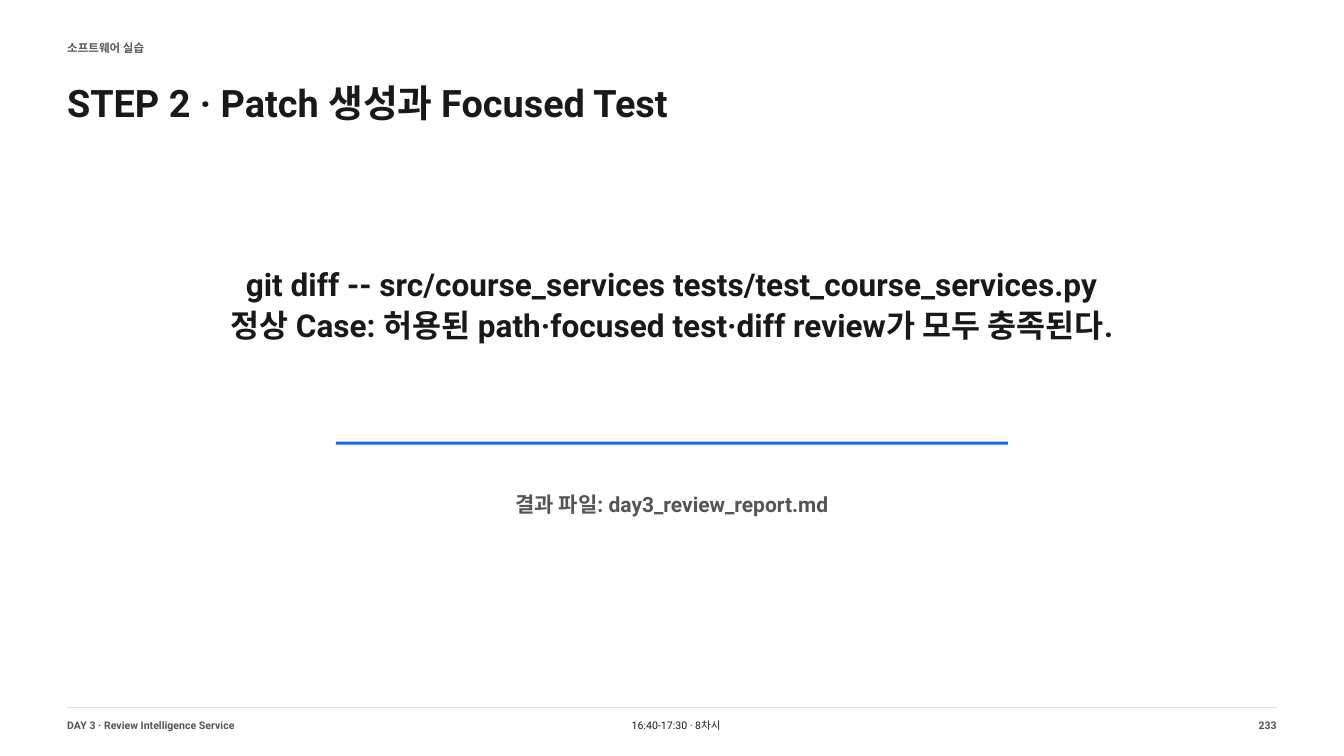
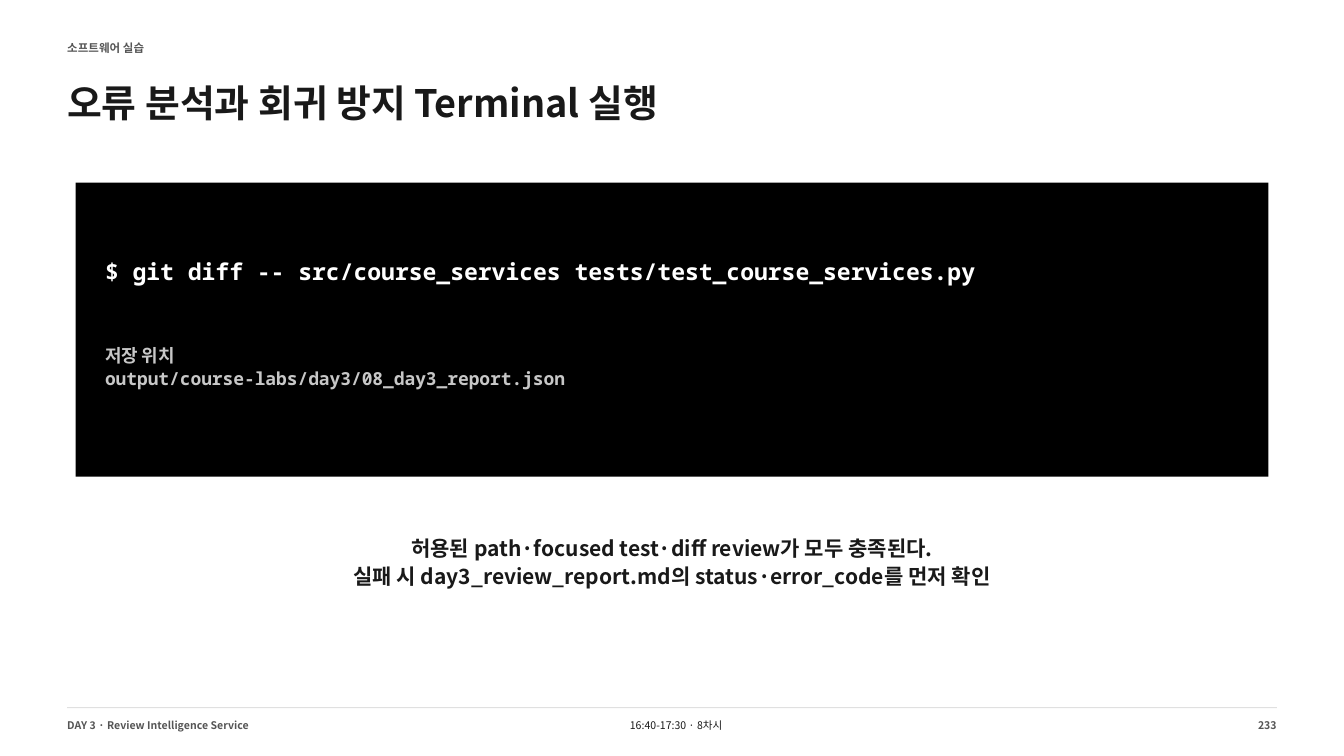
Before and after one commit to smilesjcha/llm-agent-and-workflow-automation, a slide deck: slide 233 of slides/IPA_LLM_Agent_업무자동화_Day3_DRAFT_240p.pptx. Drawn at 1344x756 pixels with LibreOffice and Linux fonts; fonts in the diff are those of the drawing. Boxes give left, top, right and bottom in pixels: in the first picture for what was removed or moved away, otherwise in the second. Text is boxed around its words. In the diff, an @@ line names an element or a change of style, - is before the commit and + after.

```diff
--- a/slides/IPA_LLM_Agent_업무자동화_Day3_DRAFT_240p.pptx
+++ b/slides/IPA_LLM_Agent_업무자동화_Day3_DRAFT_240p.pptx
@@ text at <box>67,85,658,121</box>: text changed; font Roboto to Noto Sans CJK KR @@
-STEP 2 · Patch 생성과 Focused Test
+오류 분석과 회귀 방지 Terminal 실행
@@ rectangle added at <box>76,182,1268,477</box>, fill #000000 @@
@@ text at <box>133,262,976,286</box>: text changed; size 22.5 to 16.5 pt; font Roboto to Noto Sans Mono; text colour #191919 to #FFFFFF @@
-git diff -- src/course_services tests/test_course_services.py
-정상 Case: 허용된 path·focused test·diff review가 모두 충족된다.
+$ git diff -- src/course_services tests/test_course_services.py
@@ text at <box>105,347,565,390</box>: text changed; size 15 to 12.8 pt; font Roboto to Noto Sans Mono; text colour #555555 to #C7C7C7 @@
-결과 파일: day3_review_report.md
+저장 위치
+output/course-labs/day3/08_day3_report.json
@@ line removed from (336, 444) to (1008, 444) @@
@@ text added at <box>353,538,991,589</box>, 15 pt, text #191919, bold @@
+허용된 path·focused test·diff review가 모두 충족된다.
+실패 시 day3_review_report.md의 status·error_code를 먼저 확인
@@ text "DAY 3 · Review Intelligence ..." at <box>67,720,249,732</box>: font Roboto to Noto Sans CJK KR @@
@@ text "16:40-17:30 · 8차시" at <box>630,720,722,730</box>: font Roboto to Noto Sans CJK KR @@
```
Also in this commit, not shown: 219 other slides changed, 20 slides added, 20 slides removed, 13 other files.
